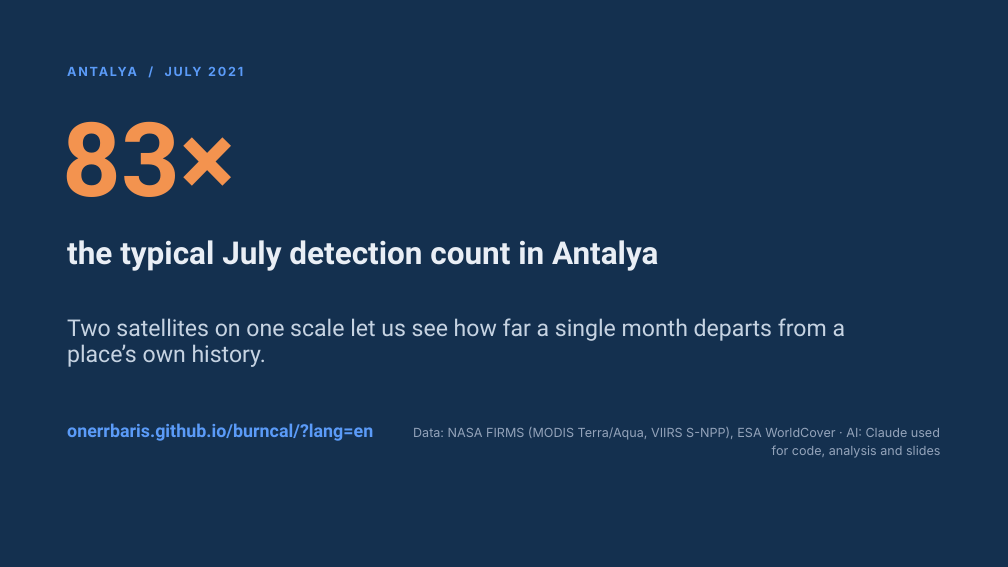
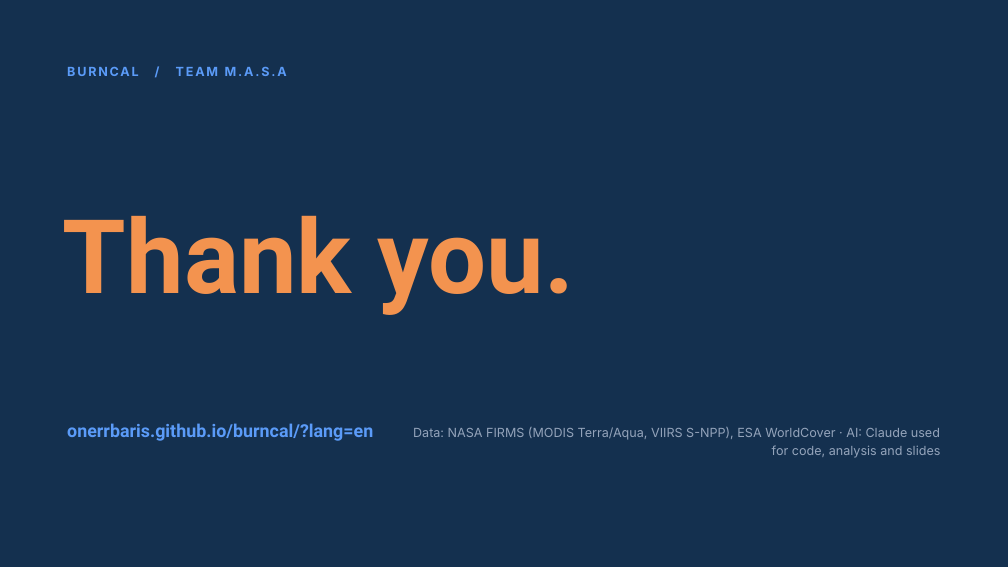
Before and after one commit to onerrbaris/burncal, a slide deck: slide 7 of docs/BurnCal-Final-EN.pptx. Drawn at 1008x567 pixels with LibreOffice and Linux fonts; fonts in the diff are those of the drawing; background and template pictures are left out. Boxes give left, top, right and bottom in pixels: in the first picture for what was removed or moved away, otherwise in the second. Text is boxed around its words. In the diff, an @@ line names an element or a change of style, - is before the commit and + after.

Commit message:
End the English deck with a simple thank you

```diff
--- a/docs/BurnCal-Final-EN.pptx
+++ b/docs/BurnCal-Final-EN.pptx
@@ text at <box>67,66,287,76</box>: text changed @@
-ANTALYA / JULY 2021
+BURNCAL / TEAM M.A.S.A
@@ text at <box>63,215,575,315</box>: text changed @@
-83×
+Thank you.
@@ title removed at <box>67,240,658,271</box> @@
-the typical July detection count in Antalya
@@ text removed at <box>67,318,846,367</box> @@
-Two satellites on one scale let us see how far a single month departs from a place’s own history.
```
Also in this commit, not shown: 2 other files.
